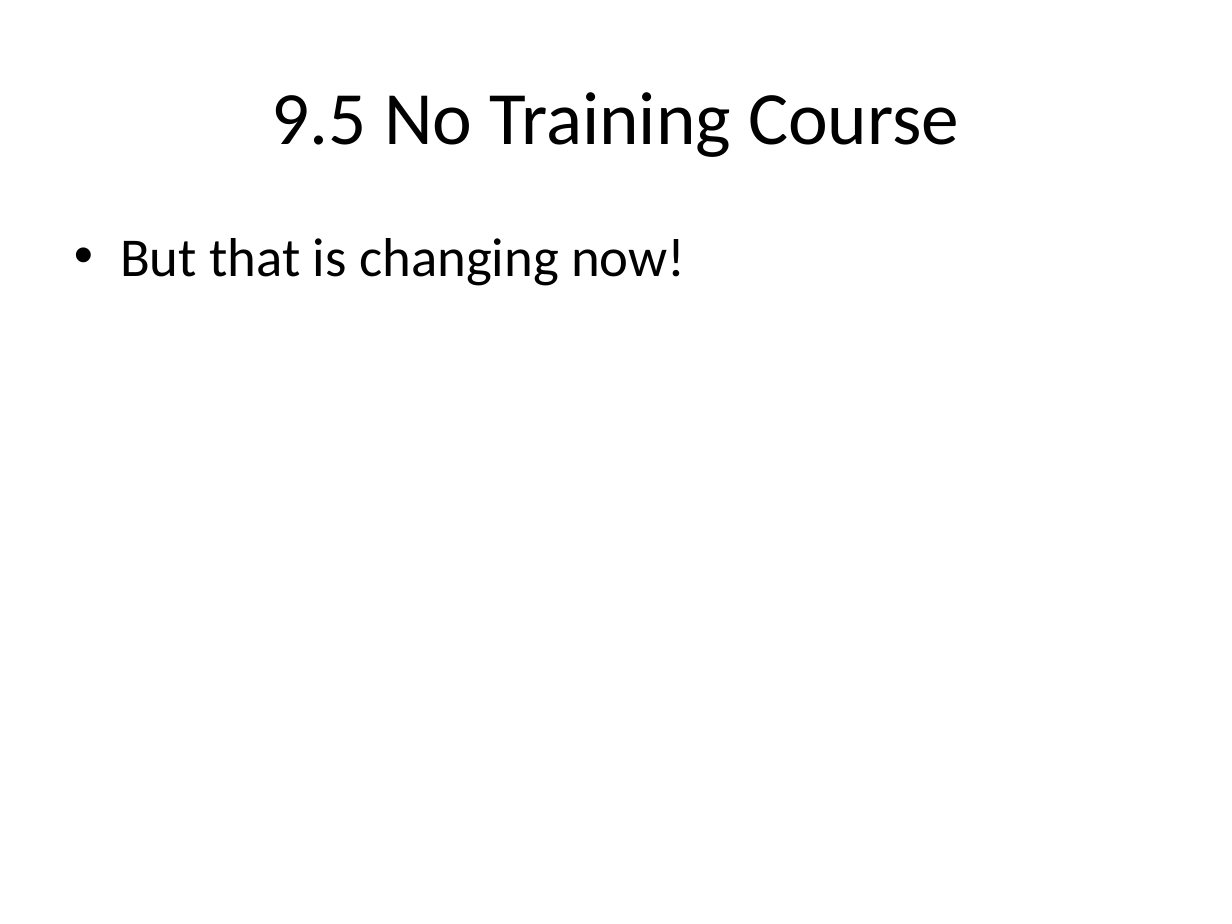
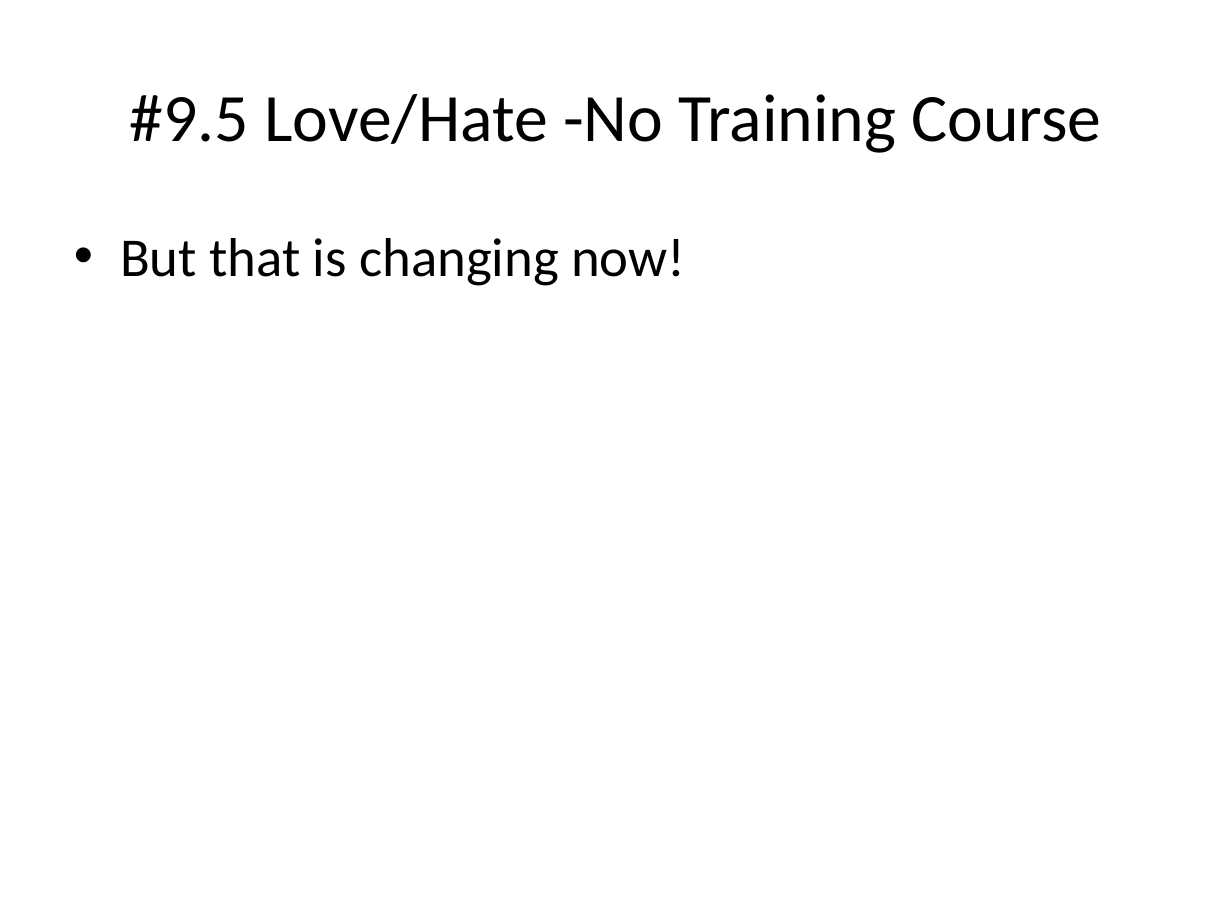
Before and after one commit to njhollenback/Presentations, a slide deck: slide 5 of 9-5 Things That I Love Hate About Actor Framework.pptx. Drawn at 1232x924 pixels with LibreOffice and Linux fonts; fonts in the diff are those of the drawing. Boxes give left, top, right and bottom in pixels: in the first picture for what was removed or moved away, otherwise in the second. Text is boxed around its words. In the diff, an @@ line names an element or a change of style, - is before the commit and + after.

Commit message:
Finished the top 10

```diff
--- a/9-5 Things That I Love Hate About Actor Framework.pptx
+++ b/9-5 Things That I Love Hate About Actor Framework.pptx
@@ title at (130,94,1101,153): text changed; size 44 to 39.6 pt @@
-9.5 No Training Course
+#9.5 Love/Hate -No Training Course
```
Also in this commit, not shown: 1 other slide changed, 9 slides added.
